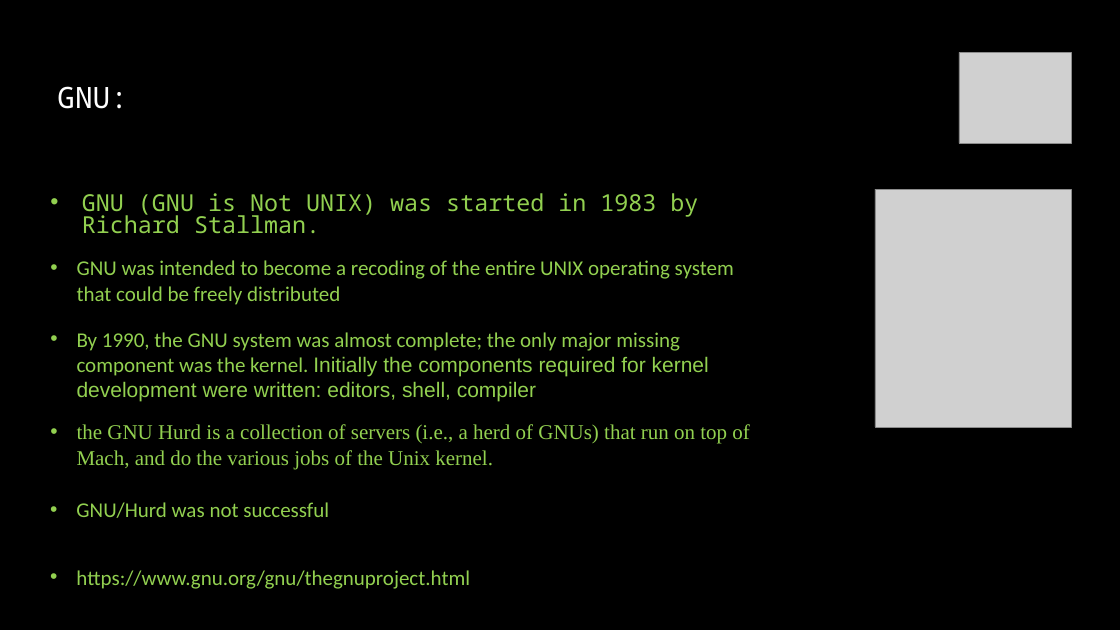
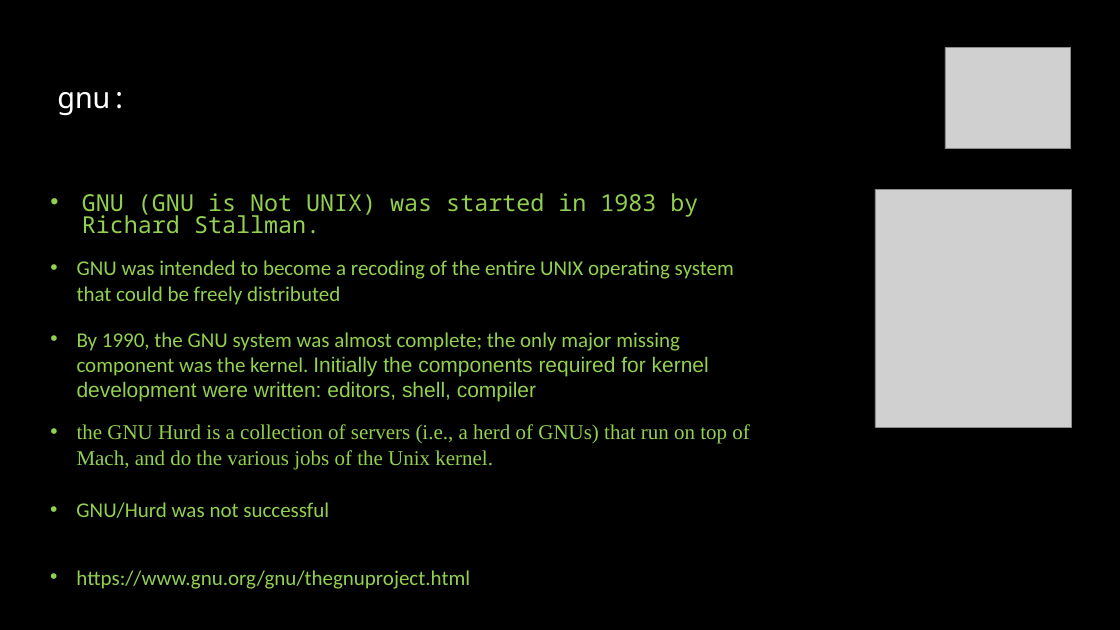
Before and after one commit to linuxfestival/introduction-to-linux-resources, a slide deck: slide 8 of amirkabir_linux_festival.pptx (slide 7 before the commit). Drawn at 1120x630 pixels with LibreOffice and Linux fonts; fonts in the diff are those of the drawing; grey boxes stand for pictures. Boxes give left, top, right and bottom in pixels: in the first picture for what was removed or moved away, otherwise in the second. Text is boxed around its words. In the diff, an @@ line names an element or a change of style, - is before the commit and + after.

```diff
--- a/amirkabir_linux_festival.pptx
+++ b/amirkabir_linux_festival.pptx
@@ picture: place and size @@
-picture at <box>960,52,1071,143</box>
+picture at <box>945,47,1071,149</box>
@@ title at <box>57,92,128,116</box>: text changed @@
-GNU:
+gnu:
```
Also in this commit, not shown: 4 other slides changed, 2 slides added, 1 slide removed.
